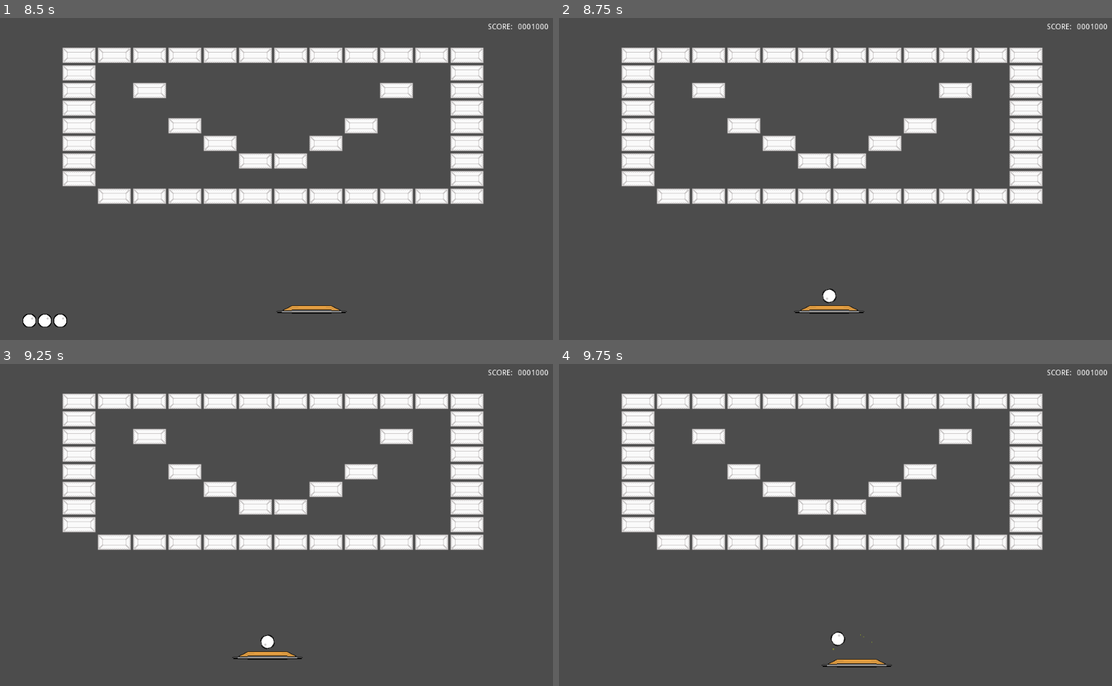
Above: before the commit, frames 1-4 (two rows, left to right).
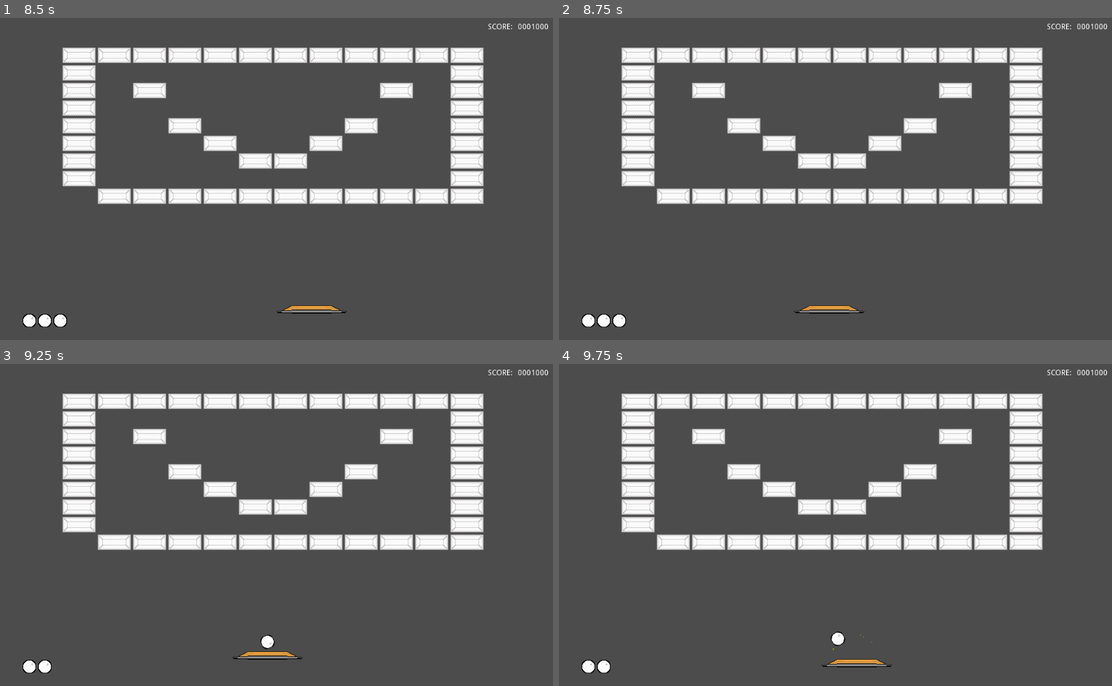
Above: after the commit, the same moments.

Repository: Anatolij-Grigorjev/Breakout4Godot
Game: Godot game, scene res://BreakoutGame.tscn
Two runs of this game, one before a commit and one after it. Both use one fixed random seed, a clock stepped at 60 frames per second and the inputs below.
Inputs (mouse positions are in pixels of both pictures, inside the frame that each line leads up to):
- Up to frame 1 (8.5 s): tap Enter (ui_accept) at 0.5, 0.6, 0.77, 1.07, 2.3, 3.6, 3.77, 4.07, 5.3, 6.6, 6.77, 7.07, 8.3 s; move the mouse to (403, 159) at 0.52 s; hold Right (ui_right) 0.53-1.25 s; click (403, 159) at 0.67 s; drag from (165, 191) to (254, 240) at 1.27 s; move the mouse to (337, 101) at 2.02 s; hold Right (ui_right) 2.03-2.75 s; tap Ctrl at 2.1, 5.1, 8.1 s; drag from (254, 240) to (110, 124) at 2.77 s; move the mouse to (447, 224) at 3.52 s; hold Left (ui_left) 3.53-4.25 s; drag from (110, 124) to (193, 92) at 4.27 s; move the mouse to (309, 175) at 5.02 s; hold Left (ui_left) 5.03-5.75 s; click (309, 175) at 5.17 s; drag from (193, 92) to (165, 191) at 5.77 s; move the mouse to (403, 159) at 6.52 s; hold Right (ui_right) 6.53-7.25 s; drag from (165, 191) to (254, 240) at 7.27 s; move the mouse to (337, 101) at 8.02 s; hold Left (ui_left) from 8.03 s (still down)
- Up to frame 2 (8.75 s): keep holding Left (ui_left)
- Up to frame 3 (9.25 s): release Left (ui_left) at 8.75 s; drag from (254, 586) to (110, 470) at 8.77 s
- Up to frame 4 (9.75 s): tap Enter (ui_accept) at 9.5, 9.6 s; move the mouse to (1006, 570) at 9.52 s; hold Right (ui_right) from 9.53 s (still down); click (1006, 570) at 9.67 s

Frame 1 is identical in both runs. In frame 2, 0.3% of the frame differs, in the area x 4-51%, y 83-97%; in frame 3, 0.2%; in frame 4, 0.2%.

Commit message:
fix multiple ball losses by changing signal

Diff:
--- a/game/BallLossArea.gd
+++ b/game/BallLossArea.gd
@@ -8,7 +8,7 @@
 	pass # Replace with function body.
 
 
-func _on_BallLossArea_body_entered(body: Node):
+func _on_BallLossArea_body_exited(body: Node):
 	if body.is_in_group("ball"):
 		print("ball position %s parent %s" % [body.position, body.get_parent()])
 		emit_signal("ball_fell", body)
--- a/game/BallLossArea.tscn
+++ b/game/BallLossArea.tscn
@@ -11,4 +11,4 @@
 [node name="CollisionShape2D" type="CollisionShape2D" parent="."]
 shape = SubResource( 1 )
 
-[connection signal="body_entered" from="." to="." method="_on_BallLossArea_body_entered"]
+[connection signal="body_exited" from="." to="." method="_on_BallLossArea_body_exited"]
--- a/game/BreakoutGame.tscn
+++ b/game/BreakoutGame.tscn
@@ -56,4 +56,4 @@
 position = Vector2( 40, 551 )
 
 [node name="BallLossArea" parent="." instance=ExtResource( 11 )]
-position = Vector2( 505, 669 )
+position = Vector2( 515, 613 )
--- a/game/ball/Ball.gd
+++ b/game/ball/Ball.gd
@@ -22,10 +22,10 @@
 
 
 func _ready():
-	reset()
+	reset_speed()
 
 
-func reset():
+func reset_speed():
 	currentSpeed = baseSpeed
 	currentSpinRadians = baseSpinRadians
 
--- a/game/paddle/Paddle.gd
+++ b/game/paddle/Paddle.gd
@@ -24,7 +24,7 @@
 	if Input.is_action_pressed("ui_right"):
 		direction.x = 1
 	if Input.is_action_just_released("ui_accept") and attachedBall:
-		_detach_ball()
+		_launch_ball()
 
 	move_and_collide(direction * speed * delta)
 
@@ -41,9 +41,9 @@
 	attachedBall.position = ballPosition.position
 
 
-func _detach_ball():
+func _launch_ball():
 	remove_child(attachedBall)
-	attachedBall.reset()
+	attachedBall.reset_speed()
 	get_parent().add_child(attachedBall)
 	attachedBall.global_position = Vector2(global_position.x, global_position.y - 10)
 	attachedBall = null
